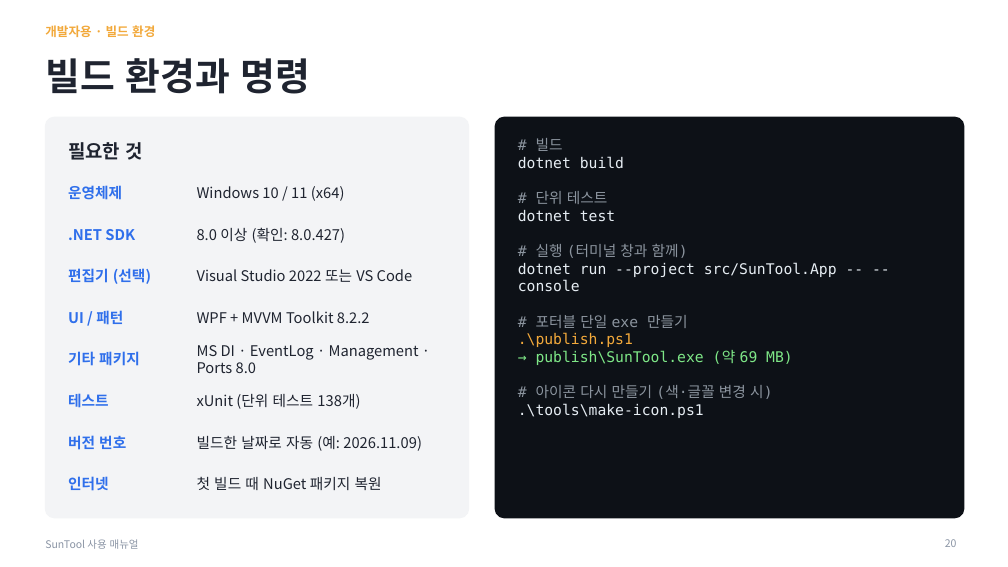
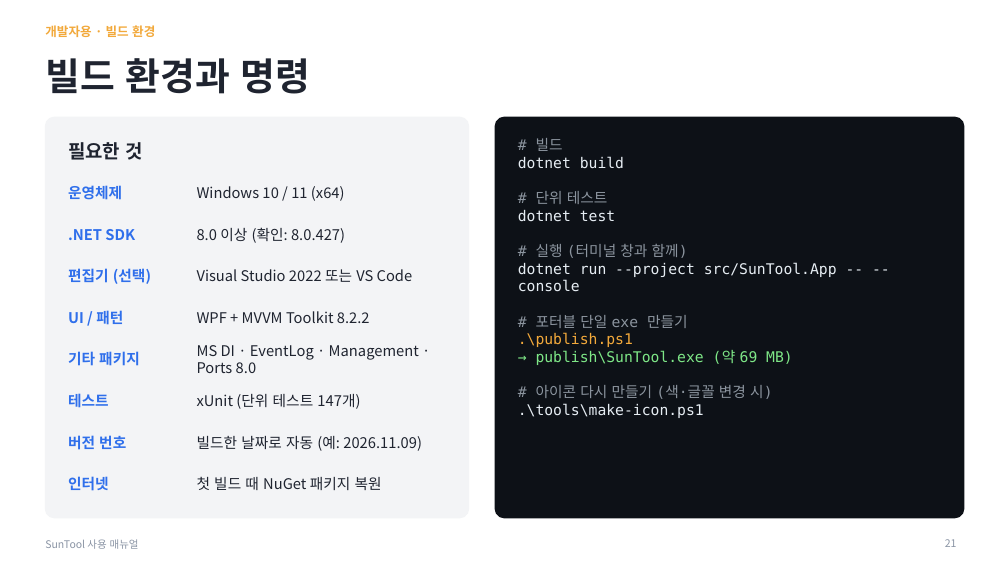
Before and after one commit to MiniSG/SunTool, a slide deck: slide 21 of docs/SunTool_사용매뉴얼.pptx (slide 20 before the commit). Drawn at 1008x567 pixels with LibreOffice and Linux fonts; fonts in the diff are those of the drawing. Boxes give left, top, right and bottom in pixels: in the first picture for what was removed or moved away, otherwise in the second. Text is boxed around its words. In the diff, an @@ line names an element or a change of style, - is before the commit and + after.

```diff
--- a/docs/SunTool_사용매뉴얼.pptx
+++ b/docs/SunTool_사용매뉴얼.pptx
@@ text at <box>197,394,360,409</box>: text changed @@
-xUnit (단위 테스트 138개)
+xUnit (단위 테스트 147개)
@@ page number at <box>945,539,957,547</box>: text changed @@
-20
+21
```
Also in this commit, not shown: 4 other slides changed, 1 slide added, 6 other files.
